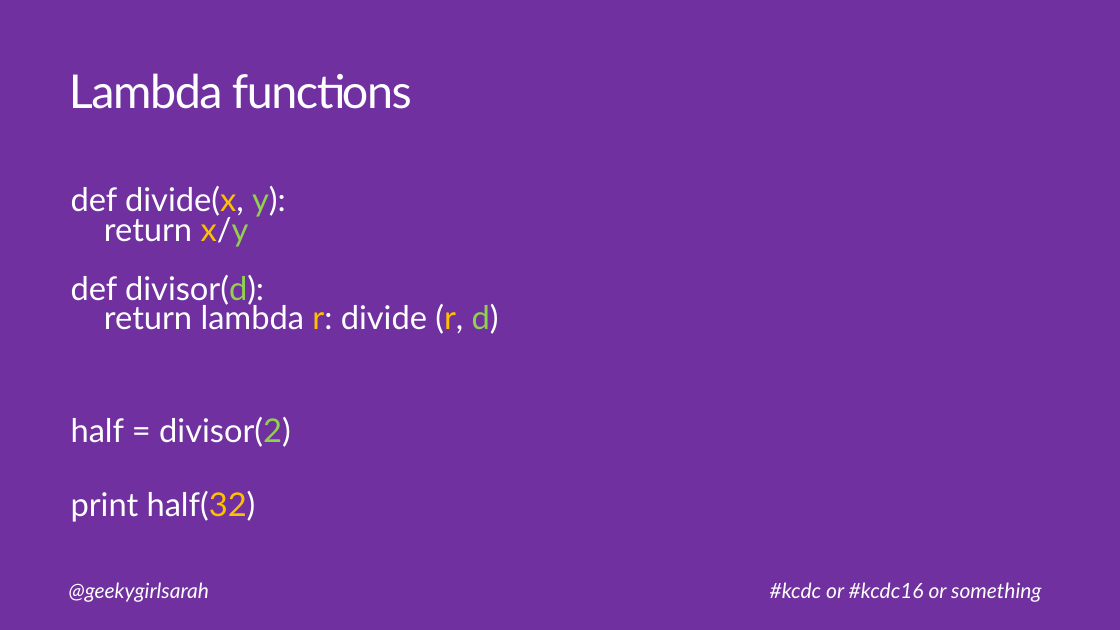
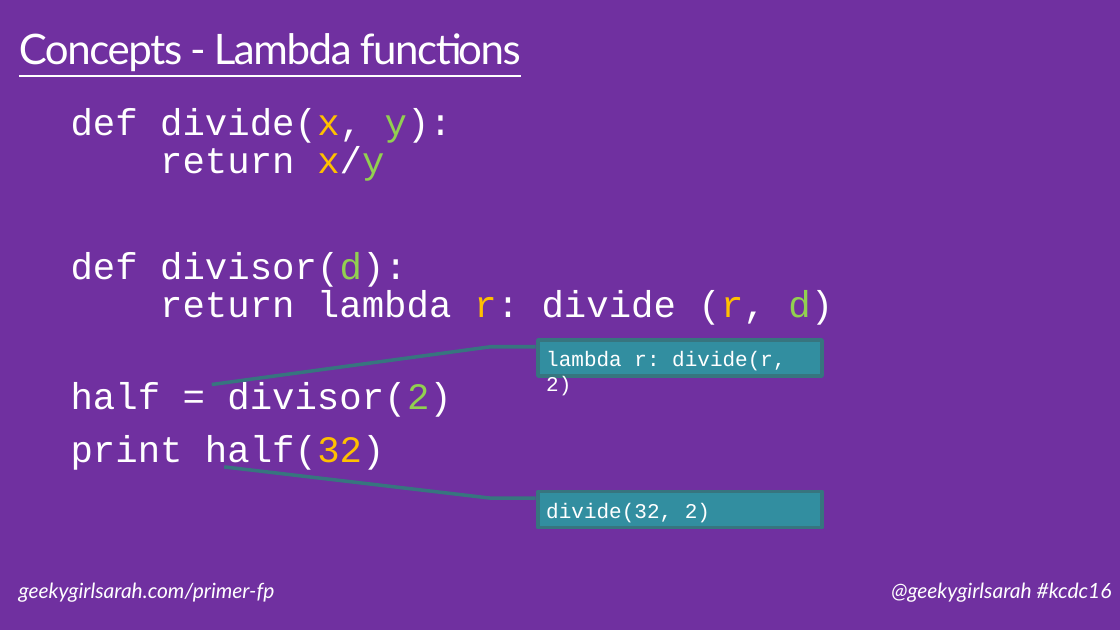
Before and after one commit to geekygirlsarah/talk-a_primer_on_functional_programming, a slide deck: slide 31 of A Primer on Functional Programming.pptx (slide 13 before the commit). Drawn at 1120x630 pixels with LibreOffice and Linux fonts; fonts in the diff are those of the drawing. Boxes give left, top, right and bottom in pixels: in the first picture for what was removed or moved away, otherwise in the second. Text is boxed around its words. In the diff, an @@ line names an element or a change of style, - is before the commit and + after.

Commit message:
Cleanup slides, improve examples, simplify wording, expand large slides into smaller ones

```diff
--- a/A Primer on Functional Programming.pptx
+++ b/A Primer on Functional Programming.pptx
@@ title at [19, 33, 521, 72]: text changed; size 40 to 36 pt @@
-Lambda functions
+Concepts - Lambda functions
@@ text "def divide(x, y): return x/y": place and size @@
-text "def divide(x, y): return x/y" at [71, 186, 499, 522]
+text "def divide(x, y): return x/y" at [71, 108, 833, 472]
@@ text at [71, 108, 833, 325]: text changed; size 28 to 32 pt; font Lato to Courier New @@
-def divide(x, y):
-return x/y
-def divisor(d):
-return lambda r: divide (r, d)
+def divide(x, y):
+return x/y
+def divisor(d):
+return lambda r: divide (r, d)
@@ border callout added at [538, 340, 822, 376], fill #328EA0, outline #37757F 3 pt @@
@@ text added at [546, 351, 785, 396], 18 pt, text #FFFFFF @@
+lambda r: divide(r, 2)
@@ text at [71, 382, 451, 472]: size 28 to 32 pt, font Lato to Courier New in "half = divisor(2)", "print half(32)"; line spacing 0.75 to 0.85 @@
@@ border callout added at [538, 492, 822, 528], fill #328EA0, outline #37757F 3 pt @@
@@ text added at [546, 503, 710, 523], 18 pt, text #FFFFFF @@
+divide(32, 2)
@@ text at [19, 582, 275, 602]: text changed @@
-@geekygirlsarah
+geekygirlsarah.com/primer-fp
@@ text at [891, 582, 1112, 602]: text changed @@
-#kcdc or #kcdc16 or something
+@geekygirlsarah #kcdc16
```
Also in this commit, not shown: 28 other slides changed, 23 slides added, 1 slide removed.
